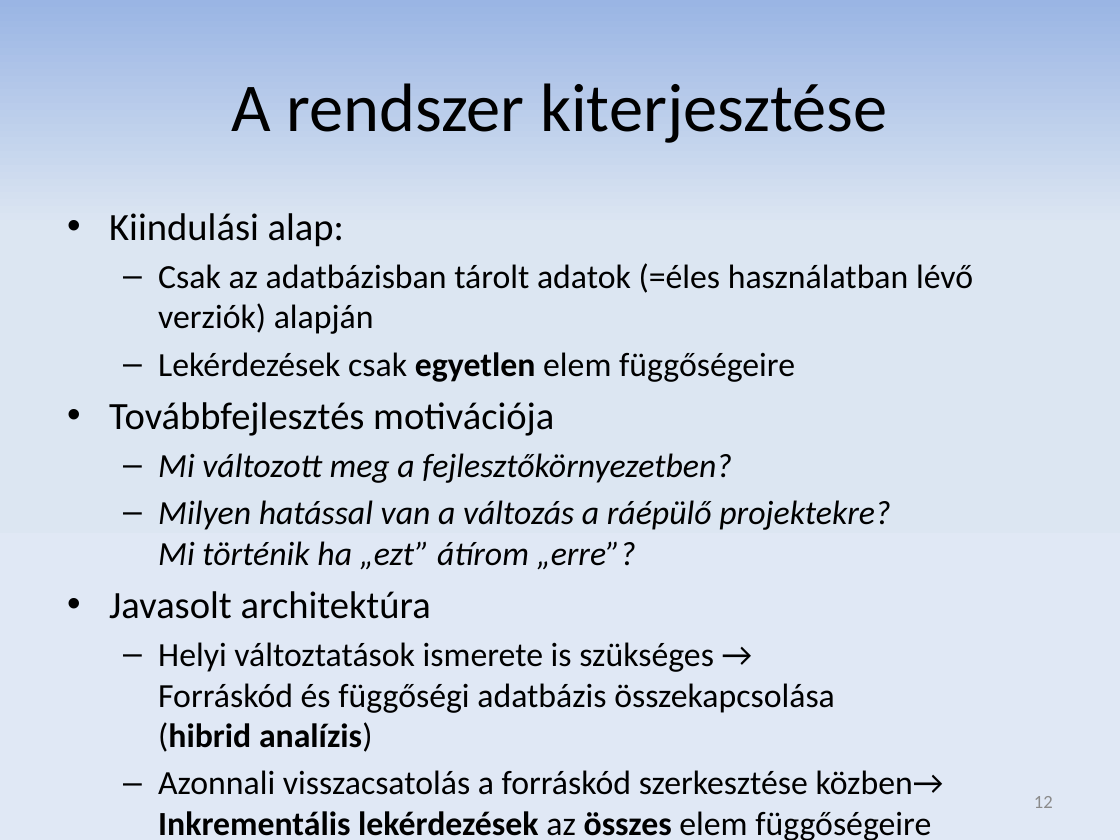
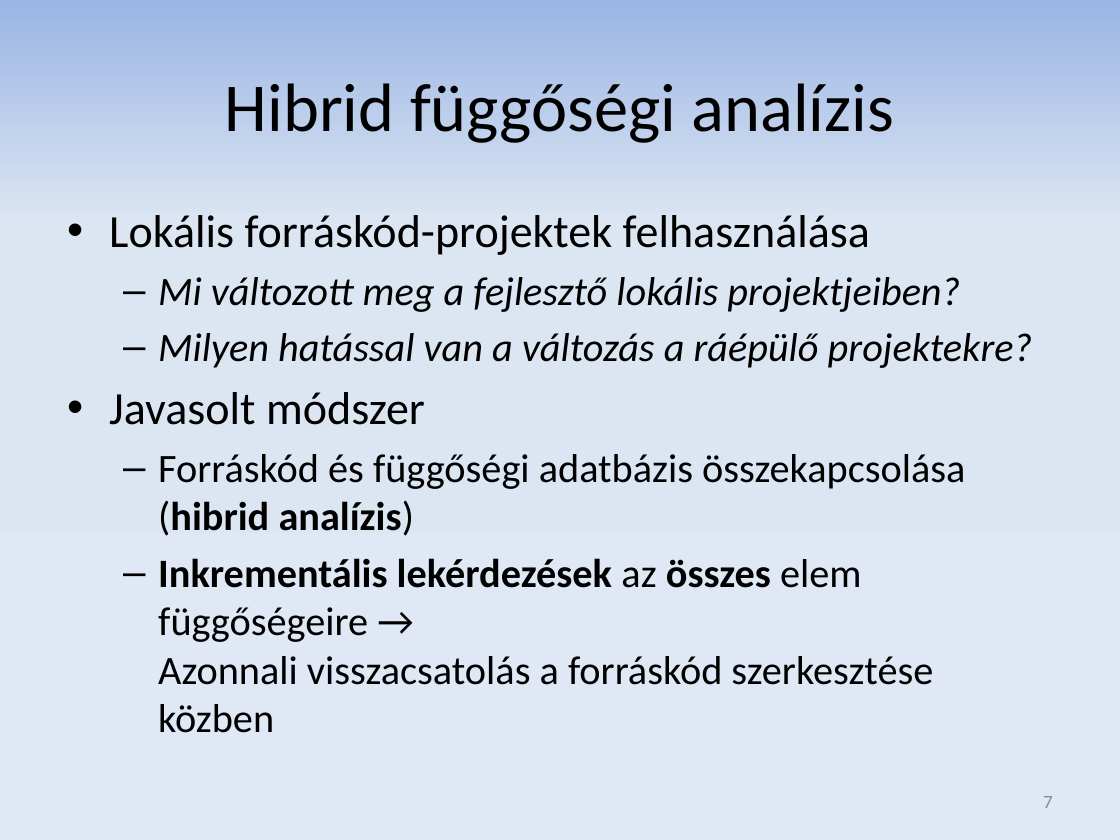
Before and after one commit to donat/incquery-deps, a slide deck: slide 7 of incquery-deps-documentation/presentation/tdk_pres_hu_v3.pptx (slide 12 before the commit). Drawn at 1120x840 pixels with LibreOffice and Linux fonts; fonts in the diff are those of the drawing. Boxes give left, top, right and bottom in pixels: in the first picture for what was removed or moved away, otherwise in the second. Text is boxed around its words. In the diff, an @@ line names an element or a change of style, - is before the commit and + after.

```diff
--- a/incquery-deps-documentation/presentation/tdk_pres_hu_v3.pptx
+++ b/incquery-deps-documentation/presentation/tdk_pres_hu_v3.pptx
@@ title at bbox=[225, 83, 894, 143]: text changed @@
-A rendszer kiterjesztése
+Hibrid függőségi analízis
@@ text at bbox=[109, 215, 1032, 733]: text changed; size 21.7 to 25.9 pt @@
-• Kiindulási alap:
-  – Csak az adatbázisban tárolt adatok (=éles használatban lévő verziók) alapján
-  – Lekérdezések csak egyetlen elem függőségeire
-• Továbbfejlesztés motivációja
-  – Mi változott meg a fejlesztőkörnyezetben?
-  – Milyen hatással van a változás a ráépülő projektekre?
-    Mi történik ha „ezt” átírom „erre”?
-• Javasolt architektúra
-  – Helyi változtatások ismerete is szükséges →
-    Forráskód és függőségi adatbázis összekapcsolása
-    (hibrid analízis)
-  – Azonnali visszacsatolás a forráskód szerkesztése közben→
-    Inkrementális lekérdezések az összes elem függőségeire
+• Lokális forráskód-projektek felhasználása
+  – Mi változott meg a fejlesztő lokális projektjeiben?
+  – Milyen hatással van a változás a ráépülő projektekre?
+• Javasolt módszer
+  – Forráskód és függőségi adatbázis összekapcsolása
+    (hibrid analízis)
+  – Inkrementális lekérdezések az összes elem függőségeire →
+    Azonnali visszacsatolás a forráskód szerkesztése közben
@@ page number at bbox=[1043, 796, 1052, 808]: text changed @@
-12
+7
```
Also in this commit, not shown: 12 other slides changed, 2 slides added, 7 slides removed.
